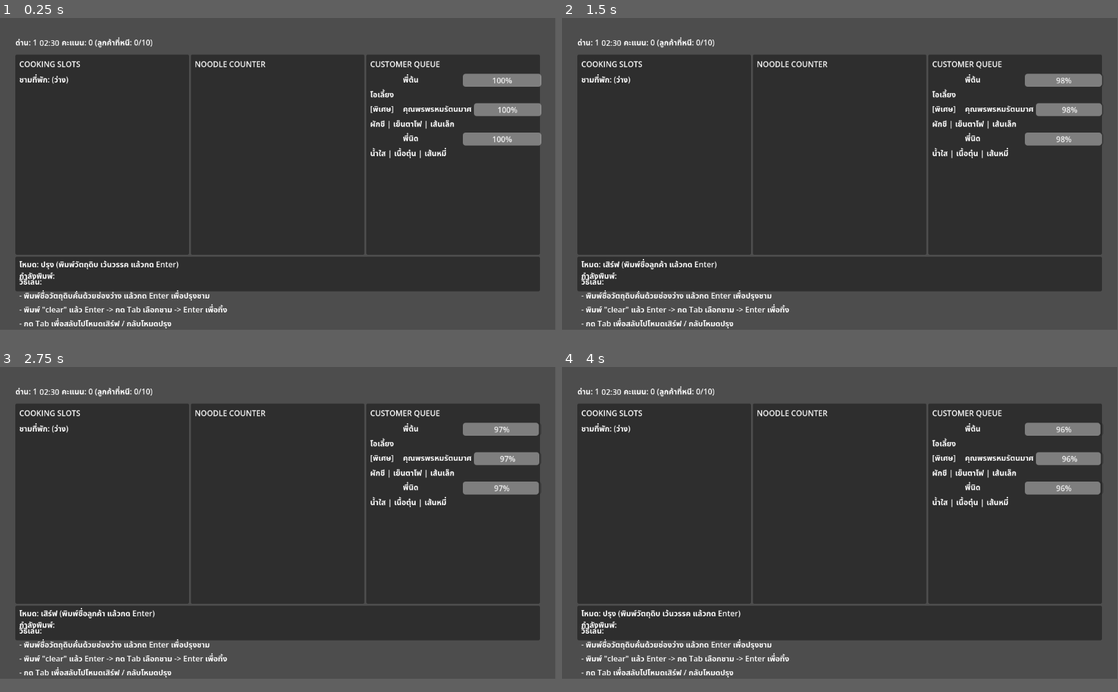
Above: before the commit, frames 1-4 (two rows, left to right).
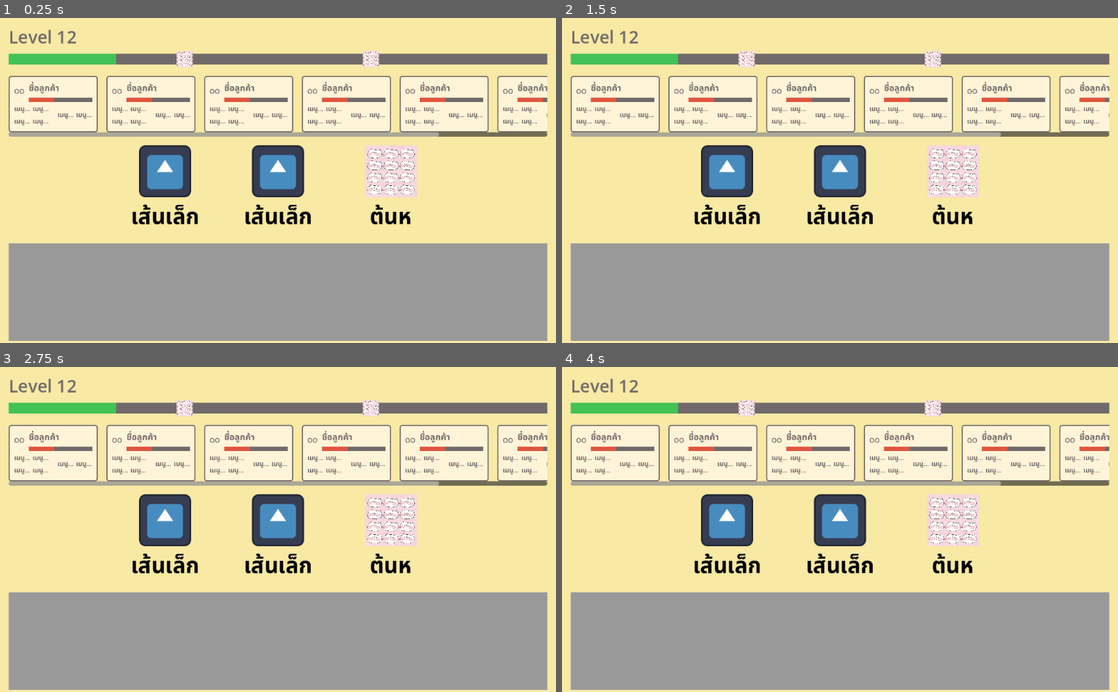
Above: after the commit, the same moments.

Repository: pcpaugust/video-game
Game: Godot game, scene res://scenes/main/Cooking.tscn
The game is run twice, just before and just after one commit, with the same random seed, the same clock (stepped at 60 frames per second) and the same inputs. Before the commit the project starts from res://scenes/ui/mockup_scene.tscn. The engine's default icon, where the game draws it, is replaced by a stand-in: a white triangle on a blue panel in a dark square.
Inputs:
- Up to frame 1 (0.25 s): no input
- Up to frame 2 (1.5 s): tap Enter at 0.5, 1.35 s; tap Tab at 0.6 s; tap Space at 1.25 s
- Up to frame 3 (2.75 s): tap Enter at 2 s; tap Keypad Enter at 2.1 s
- Up to frame 4 (4 s): tap Space at 2.75 s; tap Backspace at 2.85 s; tap Enter at 3.5 s; tap Tab at 3.6 s
In our replay, the window is 799x449 before the commit and 800x468 after it. These sizes can differ from the game's own. Grey fills any space a smaller window leaves; there, only what the larger window draws over its background counts as a difference.

The runs differ from the first frame. In frame 1, 96% of the frame differs, in the area x 0-100%, y 0-100%; in frame 2, 96%; in frame 3, 96%; in frame 4, 96%.

Commit message:
feat: main scene

Diff:
--- a/project.godot
+++ b/project.godot
@@ -11,9 +11,14 @@
 [application]
 
 config/name="Typing Noodle Shop"
-run/main_scene="res://scenes/ui/mockup_scene.tscn"
+run/main_scene="uid://ddhyqsovjqijk"
 config/features=PackedStringArray("4.6", "Forward Plus")
 config/icon="res://icon.svg"
+
+[display]
+
+window/size/viewport_width=1024
+window/size/viewport_height=600
 
 [physics]
 
--- /dev/null
+++ b/scenes/main/Cooking.tscn
@@ -0,0 +1,47 @@
+[gd_scene format=3 uid="uid://ddhyqsovjqijk"]
+
+[ext_resource type="PackedScene" uid="uid://dmddamjyml4vo" path="res://scenes/ui/LevelBar.tscn" id="1_kwnqp"]
+[ext_resource type="PackedScene" uid="uid://r8jlkk4nsfeo" path="res://scenes/ui/OrderQueue.tscn" id="2_cy70s"]
+[ext_resource type="PackedScene" uid="uid://dshga2ulvahoa" path="res://scenes/ui/TypingSpace.tscn" id="3_xdmyo"]
+[ext_resource type="PackedScene" uid="uid://cdkr12srcscr8" path="res://scenes/ui/IngredientTable.tscn" id="4_4vgtb"]
+
+[sub_resource type="StyleBoxFlat" id="StyleBoxFlat_ijlok"]
+bg_color = Color(0.972549, 0.9137255, 0.6431373, 1)
+
+[node name="Cooking" type="Node2D" unique_id=2003241289]
+
+[node name="CanvasLayer" type="CanvasLayer" parent="." unique_id=1671593526]
+
+[node name="PanelContainer" type="PanelContainer" parent="CanvasLayer" unique_id=1041534527]
+custom_minimum_size = Vector2(1024, 600)
+anchors_preset = 15
+anchor_right = 1.0
+anchor_bottom = 1.0
+offset_bottom = 8.0
+grow_horizontal = 2
+grow_vertical = 2
+theme_override_styles/panel = SubResource("StyleBoxFlat_ijlok")
+
+[node name="MarginContainer" type="MarginContainer" parent="CanvasLayer/PanelContainer" unique_id=1147982892]
+layout_mode = 2
+theme_override_constants/margin_left = 16
+theme_override_constants/margin_top = 16
+theme_override_constants/margin_right = 16
+theme_override_constants/margin_bottom = 16
+
+[node name="VBoxContainer" type="VBoxContainer" parent="CanvasLayer/PanelContainer/MarginContainer" unique_id=706598204]
+layout_mode = 2
+theme_override_constants/separation = 16
+
+[node name="LevelBar" parent="CanvasLayer/PanelContainer/MarginContainer/VBoxContainer" unique_id=35058829 instance=ExtResource("1_kwnqp")]
+custom_minimum_size = Vector2(900, 0)
+layout_mode = 2
+
+[node name="OrderQueue" parent="CanvasLayer/PanelContainer/MarginContainer/VBoxContainer" unique_id=837512951 instance=ExtResource("2_cy70s")]
+layout_mode = 2
+
+[node name="TypingSpace" parent="CanvasLayer/PanelContainer/MarginContainer/VBoxContainer" unique_id=1951861316 instance=ExtResource("3_xdmyo")]
+layout_mode = 2
+
+[node name="IngredientTable" parent="CanvasLayer/PanelContainer/MarginContainer/VBoxContainer" unique_id=83946894 instance=ExtResource("4_4vgtb")]
+layout_mode = 2
--- /dev/null
+++ b/scenes/ui/IngredientTable.tscn
@@ -0,0 +1,14 @@
+[gd_scene format=3 uid="uid://cdkr12srcscr8"]
+
+[sub_resource type="StyleBoxFlat" id="StyleBoxFlat_hjk66"]
+
+[node name="IngredientTable" type="PanelContainer" unique_id=83946894]
+custom_minimum_size = Vector2(0, 180)
+anchors_preset = 15
+anchor_right = 1.0
+anchor_bottom = 1.0
+offset_right = -128.0
+offset_bottom = -398.0
+grow_horizontal = 2
+grow_vertical = 2
+theme_override_styles/panel = SubResource("StyleBoxFlat_hjk66")
--- /dev/null
+++ b/scenes/ui/LevelBar.tscn
@@ -0,0 +1,65 @@
+[gd_scene format=3 uid="uid://dmddamjyml4vo"]
+
+[ext_resource type="Texture2D" uid="uid://frdbrrpdj7h" path="res://assets/image.jpg" id="1_uhmrm"]
+
+[sub_resource type="StyleBoxFlat" id="StyleBoxFlat_y2cud"]
+bg_color = Color(0.4392157, 0.41568628, 0.41568628, 1)
+
+[sub_resource type="StyleBoxFlat" id="StyleBoxFlat_uhmrm"]
+bg_color = Color(0.2627451, 0.7607843, 0.3372549, 1)
+
+[node name="LevelBar" type="VBoxContainer" unique_id=35058829]
+custom_minimum_size = Vector2(1000, 0)
+anchors_preset = 15
+anchor_right = 1.0
+anchor_bottom = 1.0
+offset_right = -152.0
+offset_bottom = -558.0
+grow_horizontal = 2
+grow_vertical = 2
+alignment = 1
+
+[node name="Label" type="Label" parent="." unique_id=416485761]
+layout_mode = 2
+theme_override_colors/font_color = Color(0.4392157, 0.41568628, 0.41568628, 1)
+theme_override_font_sizes/font_size = 32
+text = "Level 12"
+
+[node name="MarginContainer" type="MarginContainer" parent="." unique_id=1657782932]
+layout_mode = 2
+
+[node name="ProgressBar" type="ProgressBar" parent="MarginContainer" unique_id=518620359]
+custom_minimum_size = Vector2(0, 20)
+layout_mode = 2
+size_flags_vertical = 6
+theme_override_styles/background = SubResource("StyleBoxFlat_y2cud")
+theme_override_styles/fill = SubResource("StyleBoxFlat_uhmrm")
+step = 1.0
+value = 20.0
+show_percentage = false
+
+[node name="HBoxContainer" type="HBoxContainer" parent="MarginContainer" unique_id=860345527]
+layout_mode = 2
+
+[node name="Control" type="Control" parent="MarginContainer/HBoxContainer" unique_id=1221628418]
+layout_mode = 2
+size_flags_horizontal = 3
+
+[node name="TextureRect" type="TextureRect" parent="MarginContainer/HBoxContainer" unique_id=2000640109]
+custom_minimum_size = Vector2(0, 30)
+layout_mode = 2
+texture = ExtResource("1_uhmrm")
+expand_mode = 2
+
+[node name="Control2" type="Control" parent="MarginContainer/HBoxContainer" unique_id=1239358510]
+layout_mode = 2
+size_flags_horizontal = 3
+
+[node name="TextureRect2" type="TextureRect" parent="MarginContainer/HBoxContainer" unique_id=262068817]
+layout_mode = 2
+texture = ExtResource("1_uhmrm")
+expand_mode = 2
+
+[node name="Control3" type="Control" parent="MarginContainer/HBoxContainer" unique_id=47781744]
+layout_mode = 2
+size_flags_horizontal = 3
--- /dev/null
+++ b/scenes/ui/OrderCard.tscn
@@ -0,0 +1,145 @@
+[gd_scene format=3 uid="uid://6caqoai6174a"]
+
+[ext_resource type="Script" uid="uid://citsorkhq0kmu" path="res://scripts/ui/customer_item.gd" id="1"]
+
+[sub_resource type="StyleBoxFlat" id="StyleBoxFlat_ekgec"]
+bg_color = Color(1, 0.95686275, 0.84705883, 1)
+border_width_left = 2
+border_width_top = 2
+border_width_right = 2
+border_width_bottom = 2
+border_color = Color(0.4392157, 0.41568628, 0.41568628, 1)
+corner_radius_top_left = 4
+corner_radius_top_right = 4
+corner_radius_bottom_right = 4
+corner_radius_bottom_left = 4
+
+[sub_resource type="StyleBoxFlat" id="StyleBoxFlat_38jg4"]
+bg_color = Color(0.4392157, 0.41568628, 0.41568628, 1)
+
+[sub_resource type="StyleBoxFlat" id="StyleBoxFlat_707tj"]
+bg_color = Color(0.8745098, 0.3372549, 0.2509804, 1)
+
+[node name="OrderCard" type="PanelContainer" unique_id=401019977]
+offset_right = 164.0
+offset_bottom = 97.0
+theme_override_styles/panel = SubResource("StyleBoxFlat_ekgec")
+script = ExtResource("1")
+
+[node name="MarginContainer" type="MarginContainer" parent="." unique_id=1044983186]
+layout_mode = 2
+theme_override_constants/margin_left = 8
+theme_override_constants/margin_top = 8
+theme_override_constants/margin_right = 8
+theme_override_constants/margin_bottom = 8
+
+[node name="VBoxContainer" type="VBoxContainer" parent="MarginContainer" unique_id=557702756]
+layout_mode = 2
+
+[node name="TopRow" type="HBoxContainer" parent="MarginContainer/VBoxContainer" unique_id=833362627]
+layout_mode = 2
+theme_override_constants/separation = 8
+
+[node name="TypeLabel" type="Label" parent="MarginContainer/VBoxContainer/TopRow" unique_id=1180588628]
+layout_mode = 2
+theme_override_colors/font_color = Color(0.4392157, 0.41568628, 0.41568628, 1)
+theme_override_font_sizes/font_size = 12
+text = "OO"
+
+[node name="VBoxContainer" type="VBoxContainer" parent="MarginContainer/VBoxContainer/TopRow" unique_id=714705730]
+layout_mode = 2
+size_flags_horizontal = 3
+
+[node name="NameLabel" type="Label" parent="MarginContainer/VBoxContainer/TopRow/VBoxContainer" unique_id=438723968]
+layout_mode = 2
+theme_override_colors/font_color = Color(0.4392157, 0.41568628, 0.41568628, 1)
+text = "ชื่อลูกค้า"
+
+[node name="PatienceBar" type="ProgressBar" parent="MarginContainer/VBoxContainer/TopRow/VBoxContainer" unique_id=446205977]
+custom_minimum_size = Vector2(0, 8)
+layout_mode = 2
+theme_override_styles/background = SubResource("StyleBoxFlat_38jg4")
+theme_override_styles/fill = SubResource("StyleBoxFlat_707tj")
+step = 1.0
+value = 40.0
+show_percentage = false
+
+[node name="HBoxContainer" type="HBoxContainer" parent="MarginContainer/VBoxContainer" unique_id=229547880]
+layout_mode = 2
+size_flags_horizontal = 0
+size_flags_vertical = 3
+theme_override_constants/separation = 16
+alignment = 1
+
+[node name="VBoxContainer" type="VBoxContainer" parent="MarginContainer/VBoxContainer/HBoxContainer" unique_id=1850434172]
+layout_mode = 2
+size_flags_vertical = 4
+alignment = 1
+
+[node name="TopRow2" type="HBoxContainer" parent="MarginContainer/VBoxContainer/HBoxContainer/VBoxContainer" unique_id=1163111504]
+layout_mode = 2
+
+[node name="OrderLabel2" type="Label" parent="MarginContainer/VBoxContainer/HBoxContainer/VBoxContainer/TopRow2" unique_id=1543786621]
+custom_minimum_size = Vector2(30, 0)
+layout_mode = 2
+size_flags_vertical = 1
+theme_override_colors/font_color = Color(0.4392157, 0.41568628, 0.41568628, 1)
+theme_override_font_sizes/font_size = 12
+text = "เมนู..."
+autowrap_mode = 2
+
+[node name="OrderLabel3" type="Label" parent="MarginContainer/VBoxContainer/HBoxContainer/VBoxContainer/TopRow2" unique_id=249859031]
+custom_minimum_size = Vector2(30, 0)
+layout_mode = 2
+size_flags_vertical = 1
+theme_override_colors/font_color = Color(0.4392157, 0.41568628, 0.41568628, 1)
+theme_override_font_sizes/font_size = 12
+text = "เมนู..."
+autowrap_mode = 2
+
+[node name="TopRow3" type="HBoxContainer" parent="MarginContainer/VBoxContainer/HBoxContainer/VBoxContainer" unique_id=1153909152]
+layout_mode = 2
+
+[node name="OrderLabel2" type="Label" parent="MarginContainer/VBoxContainer/HBoxContainer/VBoxContainer/TopRow3" unique_id=1754407789]
+custom_minimum_size = Vector2(30, 0)
+layout_mode = 2
+size_flags_vertical = 1
+theme_override_colors/font_color = Color(0.4392157, 0.41568628, 0.41568628, 1)
+theme_override_font_sizes/font_size = 12
+text = "เมนู..."
+autowrap_mode = 2
+
+[node name="OrderLabel3" type="Label" parent="MarginContainer/VBoxContainer/HBoxContainer/VBoxContainer/TopRow3" unique_id=647551119]
+custom_minimum_size = Vector2(30, 0)
+layout_mode = 2
+size_flags_vertical = 1
+theme_override_colors/font_color = Color(0.4392157, 0.41568628, 0.41568628, 1)
+theme_override_font_sizes/font_size = 12
+text = "เมนู..."
+autowrap_mode = 2
+
+[node name="VBoxContainer2" type="VBoxContainer" parent="MarginContainer/VBoxContainer/HBoxContainer" unique_id=1042272300]
+layout_mode = 2
+size_flags_vertical = 4
+alignment = 1
+
+[node name="TopRow2" type="HBoxContainer" parent="MarginContainer/VBoxContainer/HBoxContainer/VBoxContainer2" unique_id=1461484264]
+layout_mode = 2
+
+[node name="OrderLabel2" type="Label" parent="MarginContainer/VBoxContainer/HBoxContainer/VBoxContainer2/TopRow2" unique_id=1482110739]
+custom_minimum_size = Vector2(30, 0)
+layout_mode = 2
+size_flags_vertical = 1
+theme_override_colors/font_color = Color(0.4392157, 0.41568628, 0.41568628, 1)
+theme_override_font_sizes/font_size = 12
+text = "เมนู..."
+autowrap_mode = 2
+
+[node name="OrderLabel3" type="Label" parent="MarginContainer/VBoxContainer/HBoxContainer/VBoxContainer2/TopRow2" unique_id=1134379508]
+custom_minimum_size = Vector2(30, 0)
+layout_mode = 2
+size_flags_vertical = 1
+theme_override_colors/font_color = Color(0.4392157, 0.41568628, 0.41568628, 1)
+theme_override_font_sizes/font_size = 12
+text = "เมนู..."
+autowrap_mode = 2
--- /dev/null
+++ b/scenes/ui/OrderQueue.tscn
@@ -0,0 +1,36 @@
+[gd_scene format=3 uid="uid://r8jlkk4nsfeo"]
+
+[ext_resource type="PackedScene" uid="uid://6caqoai6174a" path="res://scenes/ui/OrderCard.tscn" id="1_cnvk8"]
+
+[node name="OrderContainer" type="ScrollContainer" unique_id=1928141581]
+custom_minimum_size = Vector2(800, 0)
+offset_bottom = 97.0
+size_flags_horizontal = 3
+theme_override_constants/scrollbar_h_separation = 8
+vertical_scroll_mode = 0
+
+[node name="OrderQueue" type="HBoxContainer" parent="." unique_id=837512951]
+layout_mode = 2
+size_flags_vertical = 3
+theme_override_constants/separation = 16
+
+[node name="OrderCard" parent="OrderQueue" unique_id=401019977 instance=ExtResource("1_cnvk8")]
+layout_mode = 2
+
+[node name="OrderCard2" parent="OrderQueue" unique_id=1750389145 instance=ExtResource("1_cnvk8")]
+layout_mode = 2
+
+[node name="OrderCard3" parent="OrderQueue" unique_id=1521966827 instance=ExtResource("1_cnvk8")]
+layout_mode = 2
+
+[node name="OrderCard4" parent="OrderQueue" unique_id=1427781770 instance=ExtResource("1_cnvk8")]
+layout_mode = 2
+
+[node name="OrderCard5" parent="OrderQueue" unique_id=1653358897 instance=ExtResource("1_cnvk8")]
+layout_mode = 2
+
+[node name="OrderCard6" parent="OrderQueue" unique_id=173793947 instance=ExtResource("1_cnvk8")]
+layout_mode = 2
+
+[node name="OrderCard7" parent="OrderQueue" unique_id=969670782 instance=ExtResource("1_cnvk8")]
+layout_mode = 2
--- /dev/null
+++ b/scenes/ui/TypedIngredient.tscn
@@ -0,0 +1,40 @@
+[gd_scene format=3 uid="uid://crwtg83h4v3i7"]
+
+[ext_resource type="Texture2D" uid="uid://4q335xxs2p" path="res://icon.svg" id="1_grd28"]
+
+[node name="TypedIngredient" type="VBoxContainer" unique_id=55046984]
+anchors_preset = 15
+anchor_right = 1.0
+anchor_bottom = 1.0
+offset_right = -820.0
+offset_bottom = -404.0
+grow_horizontal = 2
+grow_vertical = 2
+
+[node name="CenterContainer" type="CenterContainer" parent="." unique_id=886496357]
+layout_mode = 2
+size_flags_vertical = 3
+
+[node name="TextureRect" type="TextureRect" parent="CenterContainer" unique_id=2099751981]
+custom_minimum_size = Vector2(96, 96)
+layout_mode = 2
+texture = ExtResource("1_grd28")
+expand_mode = 1
+
+[node name="MarginContainer" type="MarginContainer" parent="." unique_id=1176633193]
+custom_minimum_size = Vector2(60, 0)
+layout_mode = 2
+size_flags_vertical = 3
+theme_override_constants/margin_left = 2
+theme_override_constants/margin_top = 2
+theme_override_constants/margin_right = 2
+theme_override_constants/margin_bottom = 2
+
+[node name="RichTextLabel" type="RichTextLabel" parent="MarginContainer" unique_id=253266365]
+custom_minimum_size = Vector2(200, 60)
+layout_mode = 2
+theme_override_colors/default_color = Color(0, 0, 0, 1)
+theme_override_font_sizes/normal_font_size = 40
+bbcode_enabled = true
+text = "[center]เส้นเล็ก[/center]"
+fit_content = true
--- /dev/null
+++ b/scenes/ui/TypingIngredient.tscn
@@ -0,0 +1,40 @@
+[gd_scene format=3 uid="uid://du0fx0nypysg3"]
+
+[ext_resource type="Texture2D" uid="uid://frdbrrpdj7h" path="res://assets/image.jpg" id="1_atf2c"]
+
+[node name="TypingIngredient" type="VBoxContainer" unique_id=55046984]
+anchors_preset = 15
+anchor_right = 1.0
+anchor_bottom = 1.0
+offset_right = -820.0
+offset_bottom = -436.0
+grow_horizontal = 2
+grow_vertical = 2
+
+[node name="CenterContainer" type="CenterContainer" parent="." unique_id=886496357]
+layout_mode = 2
+size_flags_vertical = 3
+
+[node name="TextureRect" type="TextureRect" parent="CenterContainer" unique_id=2099751981]
+custom_minimum_size = Vector2(96, 96)
+layout_mode = 2
+texture = ExtResource("1_atf2c")
+expand_mode = 1
+
+[node name="MarginContainer" type="MarginContainer" parent="." unique_id=1176633193]
+custom_minimum_size = Vector2(60, 0)
+layout_mode = 2
+size_flags_vertical = 3
+theme_override_constants/margin_left = 2
+theme_override_constants/margin_top = 2
+theme_override_constants/margin_right = 2
+theme_override_constants/margin_bottom = 2
+
+[node name="RichTextLabel" type="RichTextLabel" parent="MarginContainer" unique_id=253266365]
+custom_minimum_size = Vector2(200, 60)
+layout_mode = 2
+theme_override_colors/default_color = Color(0, 0, 0, 1)
+theme_override_font_sizes/normal_font_size = 40
+bbcode_enabled = true
+text = "[center]ต้นห[/center]"
+fit_content = true
--- /dev/null
+++ b/scenes/ui/TypingSpace.tscn
@@ -0,0 +1,20 @@
+[gd_scene format=3 uid="uid://dshga2ulvahoa"]
+
+[ext_resource type="PackedScene" uid="uid://crwtg83h4v3i7" path="res://scenes/ui/TypedIngredient.tscn" id="1_grd28"]
+[ext_resource type="PackedScene" uid="uid://du0fx0nypysg3" path="res://scenes/ui/TypingIngredient.tscn" id="2_b38j1"]
+
+[node name="TypingSpace" type="CenterContainer" unique_id=1951861316]
+offset_right = 620.0
+offset_bottom = 164.0
+
+[node name="HBoxContainer" type="HBoxContainer" parent="." unique_id=2048963512]
+layout_mode = 2
+
+[node name="TypedIngredient" parent="HBoxContainer" unique_id=55046984 instance=ExtResource("1_grd28")]
+layout_mode = 2
+
+[node name="TypedIngredient2" parent="HBoxContainer" unique_id=1136999192 instance=ExtResource("1_grd28")]
+layout_mode = 2
+
+[node name="TypingIngredient" parent="HBoxContainer" unique_id=1549248573 instance=ExtResource("2_b38j1")]
+layout_mode = 2
--- a/scenes/ui/customer_item.tscn
+++ /dev/null
@@ -1,30 +0,0 @@
-[gd_scene load_steps=2 format=3]
-
-[ext_resource type="Script" path="res://scripts/ui/customer_item.gd" id="1"]
-
-[node name="CustomerItem" type="VBoxContainer"]
-script = ExtResource("1")
-custom_minimum_size = Vector2(0, 48)
-
-[node name="TopRow" type="HBoxContainer" parent="."]
-
-[node name="TypeLabel" type="Label" parent="TopRow"]
-custom_minimum_size = Vector2(64, 0)
-text = ""
-
-[node name="NameLabel" type="Label" parent="TopRow"]
-custom_minimum_size = Vector2(120, 0)
-text = "ชื่อลูกค้า"
-
-[node name="PatienceBar" type="ProgressBar" parent="TopRow"]
-size_flags_horizontal = 3
-custom_minimum_size = Vector2(140, 0)
-min_value = 0.0
-max_value = 100.0
-step = 1.0
-value = 100.0
-
-[node name="OrderLabel" type="Label" parent="."]
-size_flags_horizontal = 3
-text = "เมนู..."
-autowrap_mode = 2
--- a/scripts/ui/customer_item.gd
+++ b/scripts/ui/customer_item.gd
@@ -1,10 +1,10 @@
-extends VBoxContainer
-class_name CustomerItem
+extends PanelContainer
+class_name OrderCard
 
-@onready var type_label: Label = $TopRow/TypeLabel
-@onready var name_label: Label = $TopRow/NameLabel
-@onready var patience_bar: ProgressBar = $TopRow/PatienceBar
-@onready var order_label: Label = $OrderLabel
+@onready var type_label: Label = $MarginContainer/VBoxContainer/TopRow/TypeLabel
+@onready var name_label: Label = $MarginContainer/VBoxContainer/TopRow/VBoxContainer/NameLabel
+@onready var patience_bar: ProgressBar = $MarginContainer/VBoxContainer/TopRow/VBoxContainer/PatienceBar
+@onready var order_label: Label = $MarginContainer/VBoxContainer/HBoxContainer/VBoxContainer2/TopRow2/OrderLabel2
 
 
 func update_from_data(
@@ -15,8 +15,10 @@
 	max_patience: float,
 	orders: Array[String]
 ) -> void:
+	# 1. แสดงชื่อลูกค้า
 	name_label.text = name
 
+	# 2. จัดการ Tag
 	var tag: String = ""
 	if is_special:
 		tag = "[พิเศษ]"
@@ -24,9 +26,13 @@
 		tag = "[เด็ก]"
 	type_label.text = tag
 
+	# 3. คำนวณหลอดความอดทน (Patience)
 	var ratio: float = 0.0
 	if max_patience > 0.0:
 		ratio = clamp(patience / max_patience, 0.0, 1.0)
-	patience_bar.value = ratio * 100.0
 
+	# แก้ไขตรงนี้: ProgressBar ของ Godot ปกติใช้ค่า 0-100
+	patience_bar.value = ratio * 100
+
+	# 4. แสดงรายการออเดอร์
 	order_label.text = ", ".join(orders)
Not shown, added: scenes/ui/OrderCard.tscn18652304492.tmp
